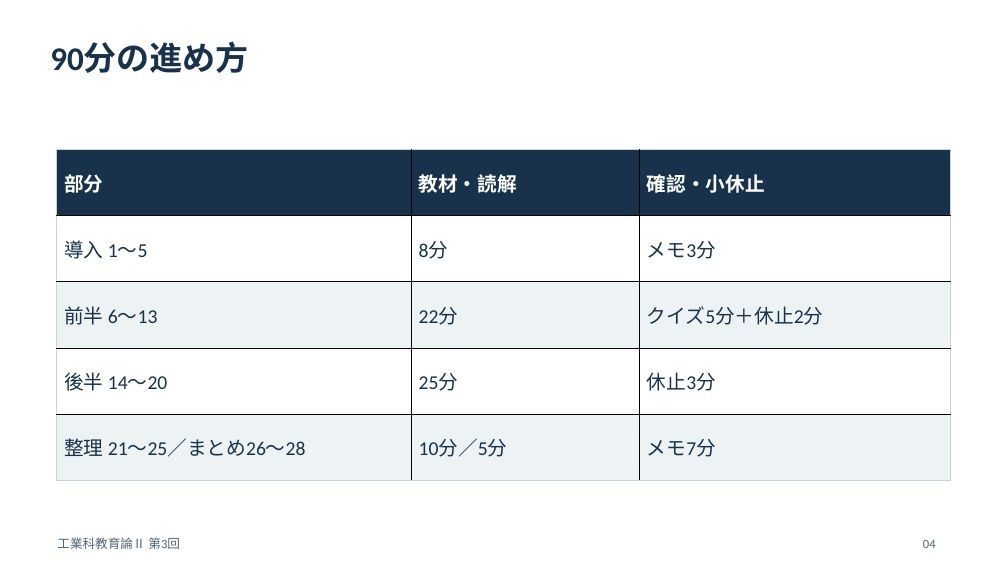
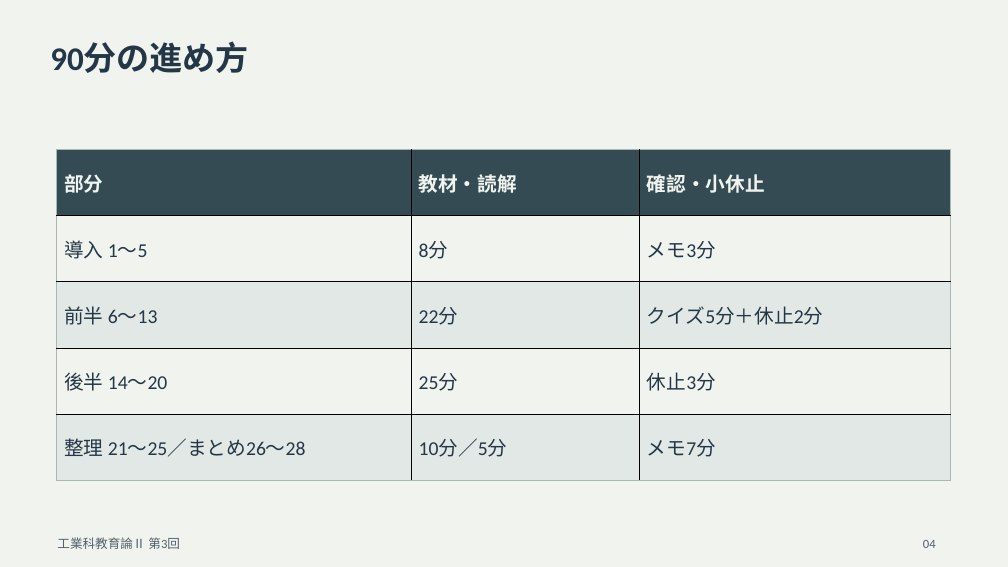
Before and after one commit to zooc-14calbp/industrial-education-ii, a slide deck: slide 4 of lessons/03/slides.pptx. Drawn at 1008x567 pixels with LibreOffice and Linux fonts; fonts in the diff are those of the drawing. Boxes give left, top, right and bottom in pixels: in the first picture for what was removed or moved away, otherwise in the second. Text is boxed around its words. In the diff, an @@ line names an element or a change of style, - is before the commit and + after.

Commit message:
Adjust slides and video colors for extended viewing

```diff
--- a/lessons/03/slides.pptx
+++ b/lessons/03/slides.pptx
@@ background #FFFFFF to #F1F3EF @@
@@ text "90分の進め方" at <box>50,43,249,73</box>: text colour #17324A to #243746 @@
@@ table at <box>57,150,951,481</box> @@
@@ fill #17324A to #344B53 in row 1 @@
@@ fill #FFFFFF to #F1F3EF in 6 cells @@
@@ fill #EDF3F5 to #E2E8E5 in 6 cells @@
@@ text colour #FFFFFF to #F1F3EF in "部分", "教材・読解", "確認・小休止" @@
@@ text colour #17324A to #243746 in "導入 1～5", "8分", "メモ3分", "前半 6～13" and 8 more places @@
@@ borders changed @@
@@ text "工業科教育論Ⅱ 第3回" at <box>57,537,180,549</box>: text colour #526675 to #52616A @@
@@ text "04" at <box>923,540,936,548</box>: text colour #526675 to #52616A @@
```
Also in this commit, not shown: 27 other slides changed, 54 other files.
